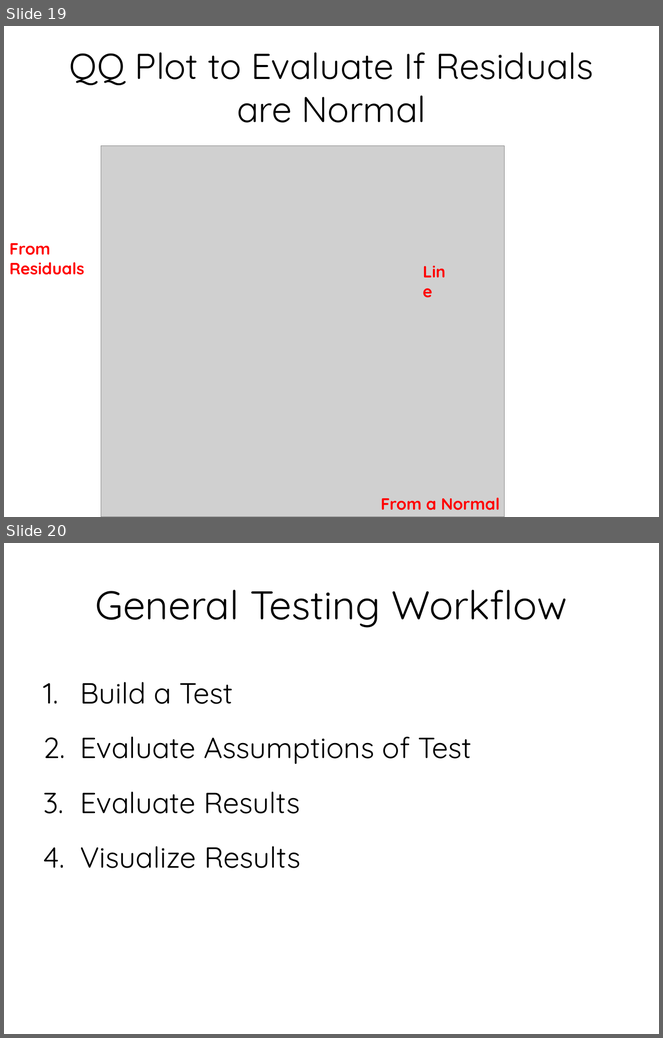
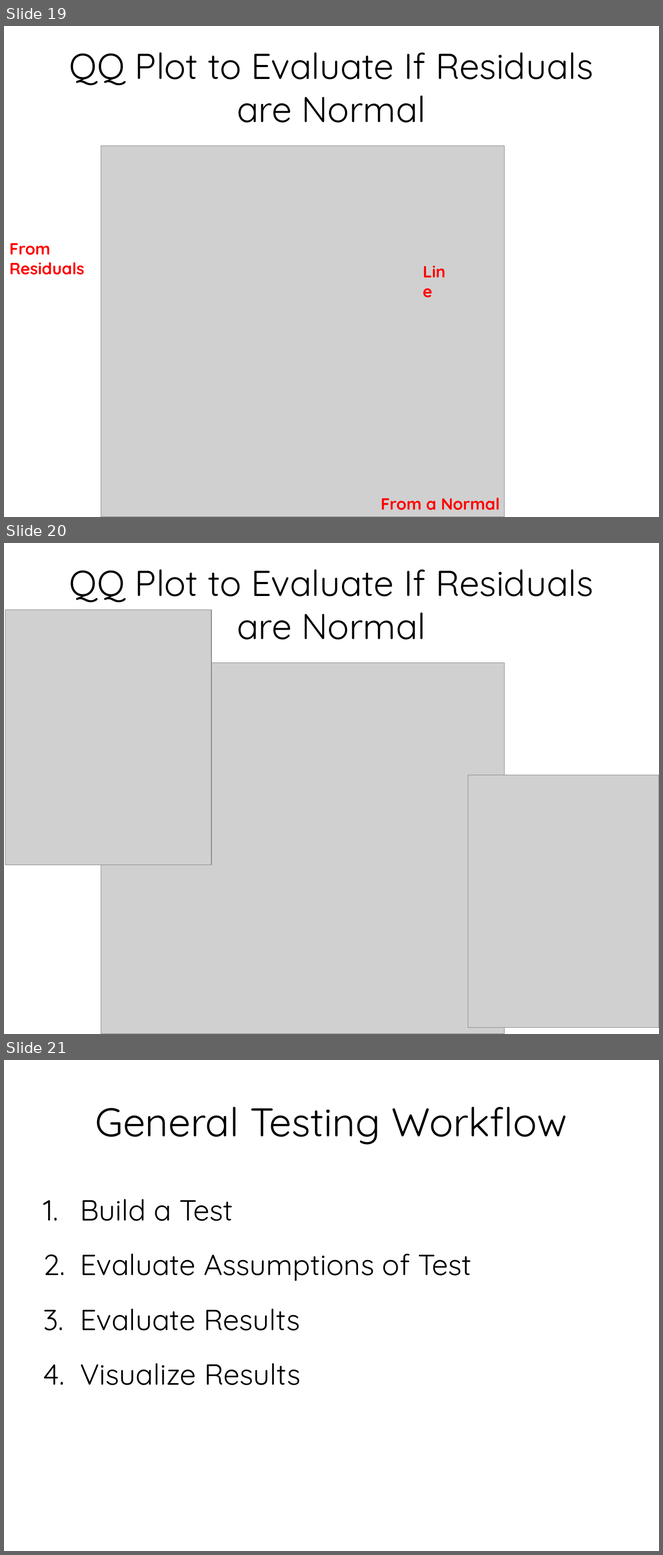
Before and after one commit to biol355/biol355.github.io, a slide deck: Lectures/22_t.pptx. Shown one above the other, each under a label of ours: slides 19 and 20 before the commit, slides 19, 20 and 21 after it. The pictures are 663x1038 and 663x1555 pixels, drawn with LibreOffice and Linux fonts; fonts in the diff are those of the drawing; grey boxes stand for pictures. Boxes give left, top, right and bottom in pixels: in the first picture for what was removed or moved away, otherwise in the second. Text is boxed around its words. In the diff, an @@ line names an element or a change of style, - is before the commit and + after.

```diff
--- a/Lectures/22_t.pptx
+++ b/Lectures/22_t.pptx
@@ slide 20 added at [4,543,659,1034], background #FFFFFF @@
@@ title added at [70,569,594,640], 39.6 pt, text #000000 @@
+QQ Plot to Evaluate If Residuals are Normal
@@ picture added at [6,610,211,865] @@
@@ picture added at [101,663,505,1034] @@
@@ picture added at [468,775,659,1029] @@
@@ what was slide 20 is now slide 21 @@
```
Also in this commit, not shown: 1 slide changed, 7 other files.
